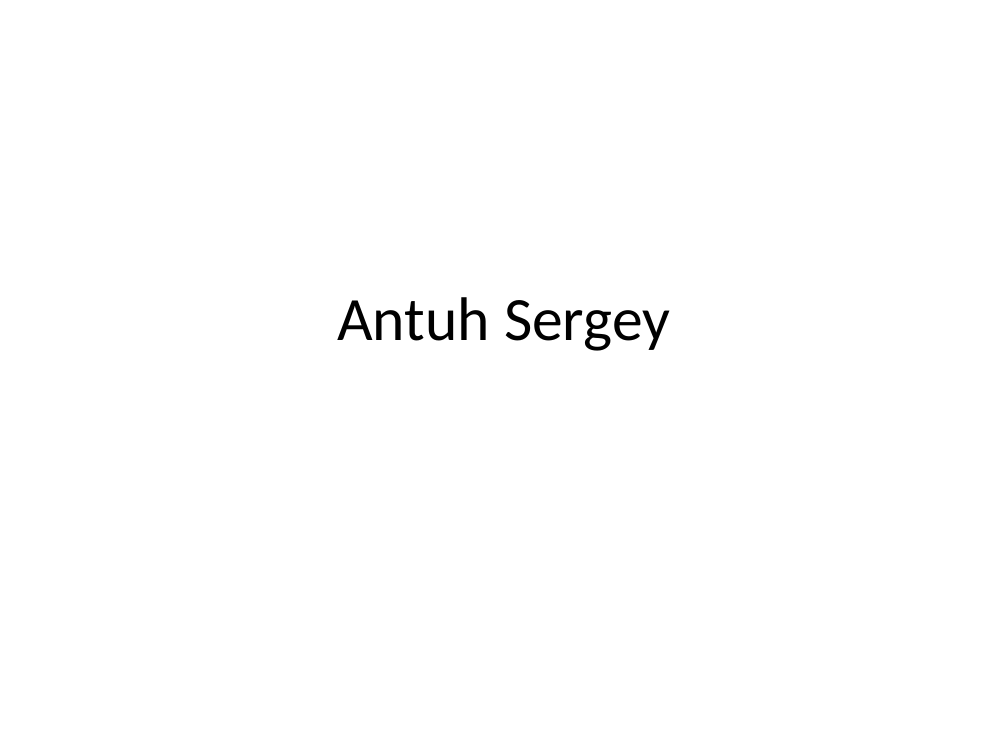
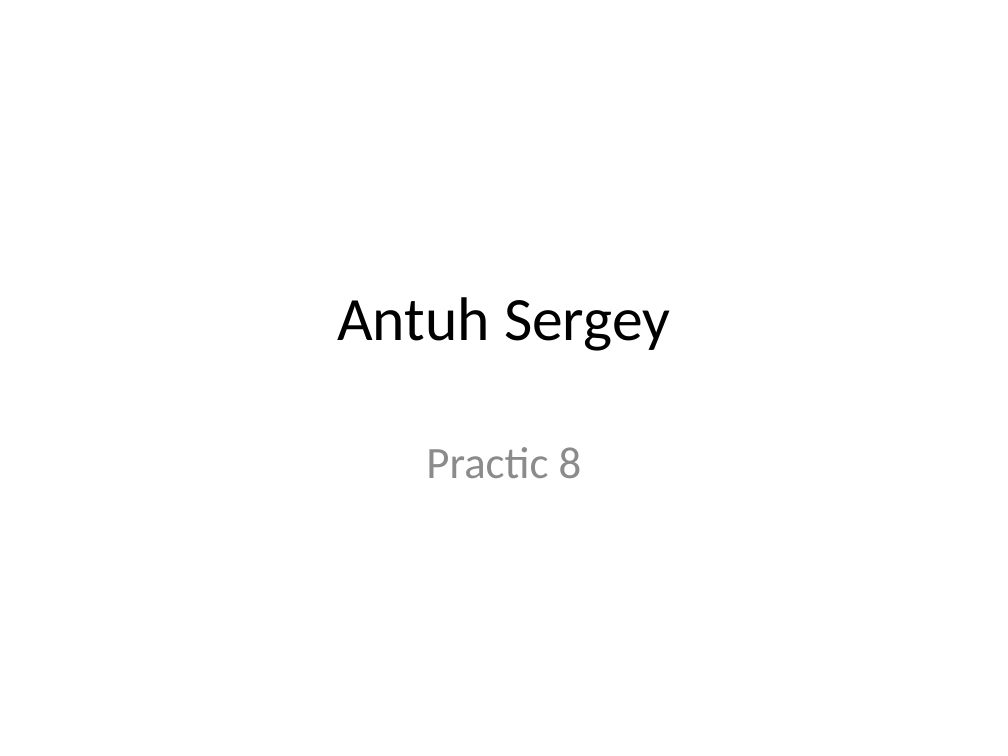
Before and after one commit to Antuh/PracticEight-Git, a slide deck: slide 1 of point.pptx. Drawn at 1008x756 pixels with LibreOffice and Linux fonts; fonts in the diff are those of the drawing. Boxes give left, top, right and bottom in pixels: in the first picture for what was removed or moved away, otherwise in the second. Text is boxed around its words. In the diff, an @@ line names an element or a change of style, - is before the commit and + after.

Commit message:
Second izmenenie

```diff
--- a/point.pptx
+++ b/point.pptx
@@ subtitle added at box(426, 447, 582, 478), 32 pt, text #8C8C8C @@
+Practic 8
```
